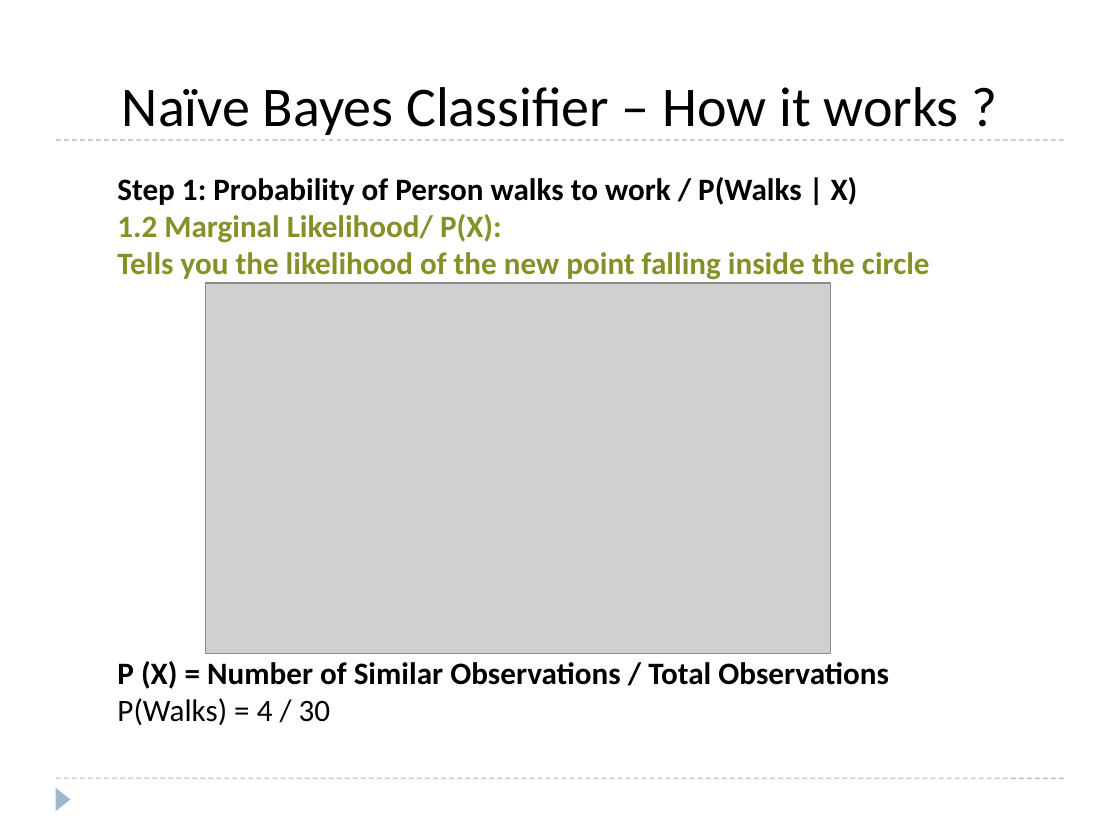
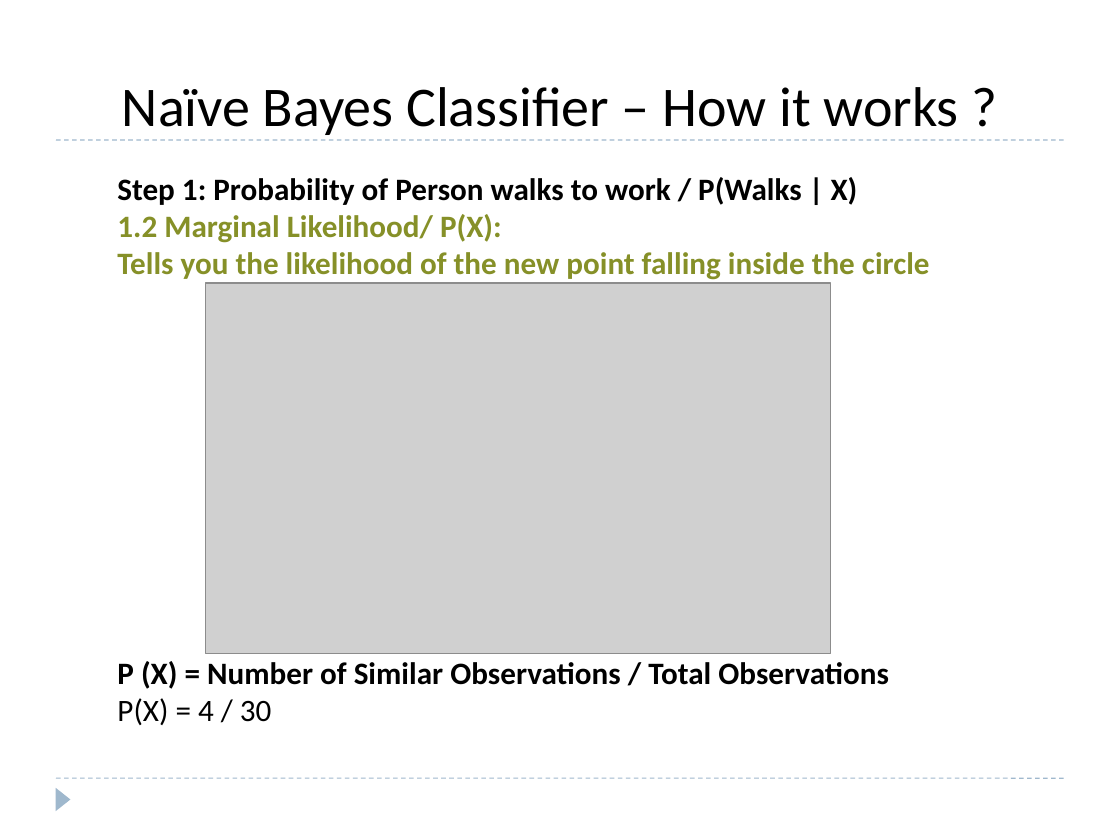
Before and after one commit to roushanprasad/DataScience_ML, a slide deck: slide 22 of Machine-Learning/4.9 Naive Bayes/0 BayesTheorem.pptx. Drawn at 1120x840 pixels with LibreOffice and Linux fonts; fonts in the diff are those of the drawing; grey boxes stand for pictures. Boxes give left, top, right and bottom in pixels: in the first picture for what was removed or moved away, otherwise in the second. Text is boxed around its words. In the diff, an @@ line names an element or a change of style, - is before the commit and + after.

```diff
--- a/Machine-Learning/4.9 Naive Bayes/0 BayesTheorem.pptx
+++ b/Machine-Learning/4.9 Naive Bayes/0 BayesTheorem.pptx
@@ text at (x1=117, y1=698, x2=272, y2=725): text changed @@
-P(Walks) = 4 / 30
+P(X) = 4 / 30
```
Also in this commit, not shown: 1 other slide changed, 1 other file.
